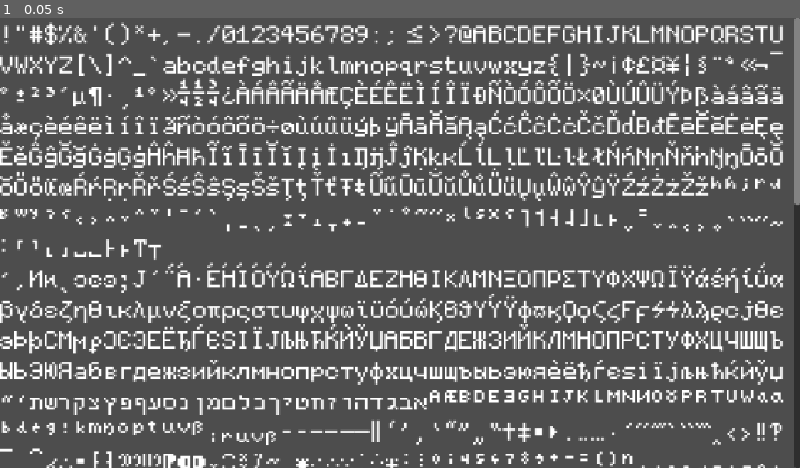
Above: before the commit, frame 1.
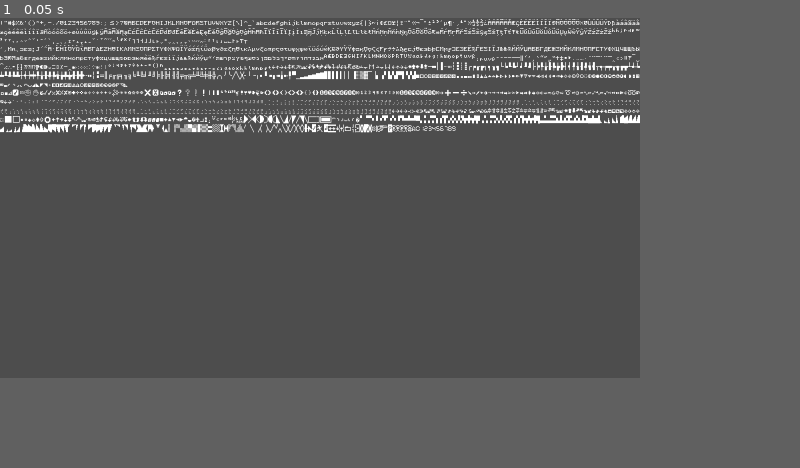
Above: after the commit, the same moment.

Repository: SuperTuxii/Todesstille
Game: Godot game, scene res://scenes/main.tscn
Same seed, same stepped clock (60 frames per second), same inputs: the game is played once before the commit and once after it.
Inputs:
- Up to frame 1 (0.05 s): no input
In our replay, the window is 800x450 before the commit and 640x360 after it. These sizes can differ from the game's own. Grey fills any space a smaller window leaves; there, only what the larger window draws over its background counts as a difference.

The runs differ from the first frame. In frame 1, 27% of the frame differs, in the area x 0-100%, y 0-100%.

Commit message:
Just some stuff to test the font. I forgot to commit this yesterday I guess.

Diff:
--- a/project.godot
+++ b/project.godot
@@ -17,6 +17,8 @@
 
 [display]
 
+window/size/viewport_width=640
+window/size/viewport_height=360
 window/stretch/mode="canvas_items"
 
 [editor_plugins]
--- a/scenes/main.tscn
+++ b/scenes/main.tscn
@@ -20,13 +20,46 @@
 grow_horizontal = 2
 grow_vertical = 2
 theme_override_constants/line_separation = 0
-theme_override_constants/paragraph_separation = 0
+theme_override_constants/paragraph_separation = -1
 theme_override_constants/table_h_separation = 0
 theme_override_constants/table_v_separation = 0
 theme_override_fonts/normal_font = ExtResource("1_o5qli")
-theme_override_font_sizes/normal_font_size = 32
+theme_override_font_sizes/normal_font_size = 6
 bbcode_enabled = true
 text = "!\"#$%&'()*+,-./0123456789:;<=>?@ABCDEFGHIJKLMNOPQRSTUVWXYZ[\\]^_`abcdefghijklmnopqrstuvwxyz{|}~¡¢£¤¥¦§¨ª«¬¯°±² …(273 unchanged characters)…
 ʹ͵Ͷͷͺͻͼͽ;Ϳ΄΅Ά·ΈΉΊΌΎΏΐΑΒΓΔΕΖΗΘΙΚΛΜΝΞΟΠΡΣΤΥΦΧΨΩΪΫάέήίΰαβγδεζηθικλμνξοπρςστυφχψωϊϋόύώϏϐϑϒϓϔϕϖϗϘϙϚϛϜϝϞϟϠϡϱϲϳϴϵ϶ϷϸϹϺϻϼϽϾϿЀЁЂ …(553 unchanged characters)…
 ◻◼◿✅✉✊✋✌✓✔✕✖✗✘✙✚✛✜✡✢✣✤✥✦✧✨✳✴✿❀❇❈❌❎❏❐❑❒❓❔❕❗❘❙❚❛❜❝❞❡❢❣❤❥❦❧❨❩❪❫❬❭❮❯❰❱❲❳❴❵❶❷❸❹❺❻❼❽❾❿➀➁➂➃➄➅➆➇➈➉➊➋➌➍➎➏➐➑➒➓➔➕➖➗➘➙➚➛➜➝➞➟➠➡➢➣➤➥➦ …(618 unchanged characters)…
 autowrap_mode = 1
+
+[node name="RichTextLabel2" type="RichTextLabel" parent="."]
+visible = false
+layout_mode = 1
+anchors_preset = 15
+anchor_right = 1.0
+anchor_bottom = 1.0
+grow_horizontal = 2
+grow_vertical = 2
+theme_override_constants/line_separation = 0
+theme_override_constants/paragraph_separation = -1
+theme_override_constants/table_h_separation = 0
+theme_override_constants/table_v_separation = 0
+theme_override_fonts/normal_font = ExtResource("1_o5qli")
+theme_override_font_sizes/normal_font_size = 12
+bbcode_enabled = true
+text = "╭─ Box Drawing ──────────╮
+│ ┌─┬┐  ╔═╦╗  ╓─╥╖  ╒═╤╕ │
+│ │ ││  ║ ║║  ║ ║║  │ ││ │
+│ ├─┼┤  ╠═╬╣  ╟─╫╢  ╞═╪╡ │
+│ └─┴┘  ╚═╩╝  ╙─╨╜  ╘═╧╛ │
+│ ╭───────────────────╮  │
+│ │  ╔═══╗  ╭───────╮ │▒ │
+│ │  ╚═╦═╝  ╰───────╯ │▒ │
+│ ╞═╤══╩══╤═══════════╡▒ │
+│ │ ├──┬──┤           │▒ │
+│ │ └──┴──┘           │▒ │
+│ ╰───────────────────╯▒ │
+│  ▒▒▒▒▒▒▒▒▒▒▒▒▒▒▒▒▒▒▒▒▒ │
+╰────────────────────────╯
+"
+scroll_active = false
+autowrap_mode = 0
